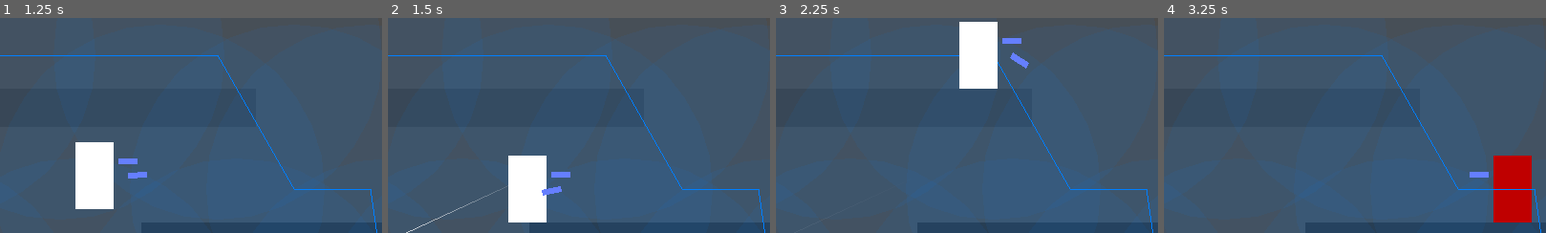
Above: before the commit, frames 1-4 (left to right).
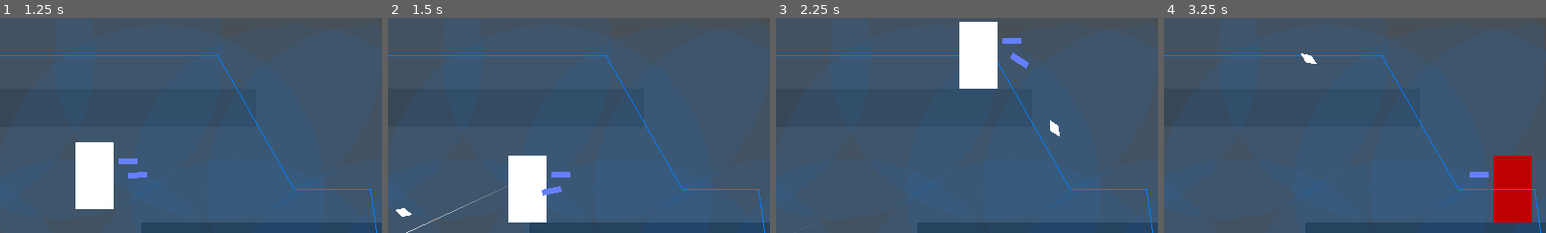
Above: after the commit, the same moments.

Repository: zhyrin0/through-the-looking-glass
Game: Godot game, scene res://tests/enemy_movement/test.tscn
Same seed, same stepped clock (60 frames per second), same inputs: the game is played once before the commit and once after it. This scene is started directly instead of the project's main scene. Sound files missing from this copy of the repository are replaced by a short silence.
Inputs (mouse positions are % of the whole screen's width and height, from its top left):
- Up to frame 1 (1.25 s): move the mouse to (72, 45) at 0.52 s; press the mouse at (72, 45) at 0.53 s; hold D (move_right) from 0.53 s (still down); tap Space (move_jump) at 0.77 s
- Up to frame 2 (1.5 s): keep holding D (move_right); move the mouse to (30, 55) at 1.27 s; release the mouse at (30, 55) at 1.28 s; click (30, 55) at 1.35 s
- Up to frame 3 (2.25 s): tap Space (move_jump) at 1.52 s; move the mouse to (60, 28) at 2.02 s; release D (move_right) at 2.03 s; press the mouse at (60, 28) at 2.03 s; hold A (move_left) from 2.03 s (still down); tap S (move_fall) at 2.1 s
- Up to frame 4 (3.25 s): move the mouse to (45, 70) at 2.77 s; release A (move_left) at 2.78 s; release the mouse at (45, 70) at 2.78 s; hold D (move_right) from 2.78 s (still down); click (45, 70) at 2.85 s; tap Space (move_jump) at 3.02 s
The pictures show only the part of the screen within x 22-72%, y 10-60%; the shares and areas given below are measured in that part.

Frame 1 is identical in both runs. In frame 2, 0.1% of the frame differs, in the area x 2-7%, y 88-93%; in frame 3, 0.1%, in the area x 71-75%, y 47-56%; in frame 4, 0.1%.

Commit message:
All projectiles pass through platforms

Diff:
--- a/src/projectile/projectile.gd
+++ b/src/projectile/projectile.gd
@@ -1,7 +1,6 @@
 extends KinematicBody2D
 
 
-const PLATFORM_COLLISION_BIT := 3
 export(int) var speed: int
 var start_global_pos := Vector2.ZERO
 var direction := Vector2.ZERO
@@ -18,7 +17,6 @@
 
 	global_position = p_start_global_pos
 	rotation = direction.angle()
-	set_collision_mask_bit(PLATFORM_COLLISION_BIT, not is_strong)
 	var shoot_audio := $ShootAudio as AudioStreamPlayer
 	shoot_audio.pitch_scale = rand_range(0.9, 1.1)
 
--- a/src/projectile/projectile.tscn
+++ b/src/projectile/projectile.tscn
@@ -6,7 +6,7 @@
 
 [node name="Projectile" type="KinematicBody2D"]
 collision_layer = 16
-collision_mask = 12
+collision_mask = 4
 script = ExtResource( 1 )
 __meta__ = {
 "_edit_group_": true
